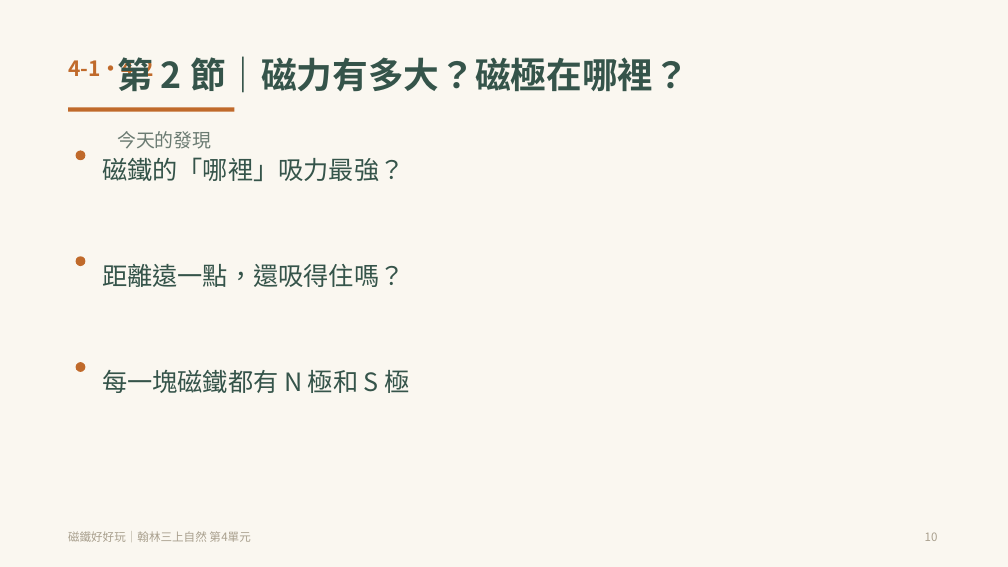
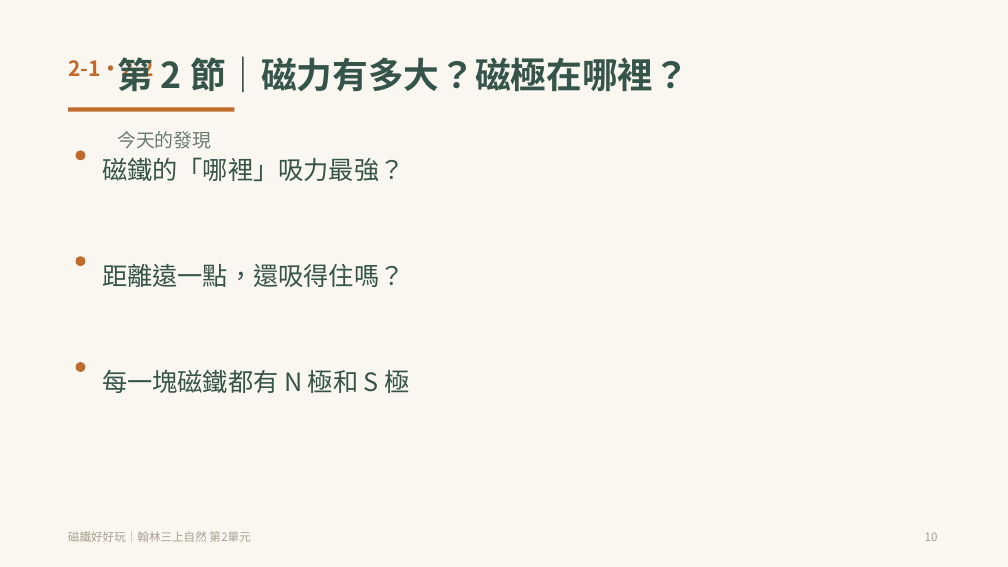
Before and after one commit to rayilin/magnets-fun, a slide deck: slide 10 of 教學網頁/downloads/磁鐵好好玩_教學簡報.pptx. Drawn at 1008x567 pixels with LibreOffice and Linux fonts; fonts in the diff are those of the drawing. Boxes give left, top, right and bottom in pixels: in the first picture for what was removed or moved away, otherwise in the second. Text is boxed around its words. In the diff, an @@ line names an element or a change of style, - is before the commit and + after.

Commit message:
修正：單元編號改為第 2 單元（翰林三上第 2 單元，素材庫亦為 02 開頭）
- 教案、簡報 24 頁、學習單 2 份、測驗卷、教學網頁全部同步
- 小節代碼 4-1／4-2／4-3 → 2-1／2-2／2-3
- 對戰伺服器標題改為磁鐵知識王

```diff
--- a/教學網頁/downloads/磁鐵好好玩_教學簡報.pptx
+++ b/教學網頁/downloads/磁鐵好好玩_教學簡報.pptx
@@ text at box(68, 57, 154, 81): text changed @@
-4-1・4-2
+2-1・2-2
@@ text at box(68, 531, 250, 542): text changed @@
-磁鐵好好玩｜翰林三上自然 第4單元
+磁鐵好好玩｜翰林三上自然 第2單元
```
Also in this commit, not shown: 23 other slides changed, 40 other files.
